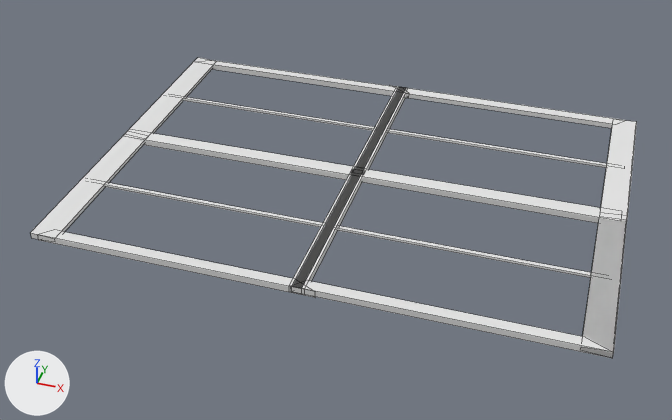
The Blender file Assets/fenster/untitled.blend: old version first, new version second.
Both versions are drawn from a camera (50 mm lens) standing at (9.53, -15.1, 10.21) and looking at (4.94, -1.03, -0.47). The axes (+X, +Y, +Z) are drawn at lower left. The lights are the same throughout. Mesh edges are drawn as thin lines.

Before the edit, the objects in view are built like this:
```python
me_cube_008 = bpy.data.meshes.new('Cube.008')
me_cube_008.from_pydata(...)  # 152 vertices, 114 faces; spans x -7.71..2.77, y -10.16..0.16, z -0.09..0.11
# faces by material slot: [66, 12, 6, 24, 6]
me_cube_008.materials.append(mat_material_002)  # its picture is missing
me_cube_008.materials.append(mat_material_006)  # white #e7e7e7
me_cube_008.materials.append(mat_material_001)  # white #e7e7e7
me_cube_008.materials.append(mat_material_007)  # white #e7e7e7
me_cube_008.materials.append(mat_material_009)  # white #e7e7e7
ob_cube_022 = bpy.data.objects.new('Cube.022', me_cube_008)
ob_cube_022.location = (2.92, -4.04, 0.08)
ob_cube_022.rotation_euler = (0.0, 0.0, 3.155)  # degrees (0, 0, 181)
ob_cube_022.scale = (0.967, 0.701, 0.701)
```
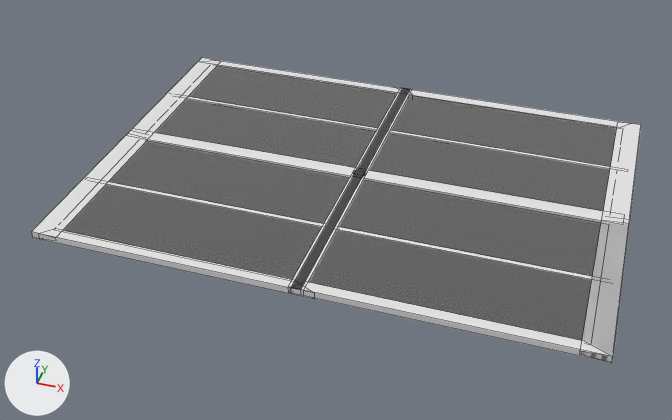
Location of each change, [x1, y1, x2, y2] in pixels of the pictures (672 x 420 px):
'Cube.022', turned: before [31, 58, 637, 358]; after [32, 57, 641, 363]
'Plane.001', added: after [310, 180, 601, 341]
'Plane.002', added: after [63, 142, 349, 279]
'Plane', added: after [370, 96, 617, 211]
'Plane.003', added: after [155, 66, 397, 168]

What changed in the scene script:
```text
Add mat_glass:
    mat_glass = principled_material('glass')
    mat_glass.base_color = (1.0, 1.0, 1.0)  # white #ffffff
    mat_glass.roughness = 0.0
    mat_glass.ior = 1.49
    mat_glass.transmission_weight = 1.0
Add me_plane_004:
    me_plane_004.from_pydata([(-1.0, -1.0, 0.0), (1.0, -1.0, 0.0), (-1.0, 1.0, 0.0), (1.0, 1.0, 0.0)], [], [(0, 1, 3, 2)])
    me_plane_004.materials.append(mat_glass)  # white #ffffff
Change ob_cube_022:
    ob_cube_022.rotation_euler: (0.0, 0.0, 3.155) -> (0.0, 0.0, 3.142)  # degrees (0, 0, 181) -> degrees (0, 0, 180)
Add ob_plane_003:
    ob_plane_003 = bpy.data.objects.new('Plane.003', me_plane_004)
    ob_plane_003.location = (2.91, 1.24, 0.11)
    ob_plane_003.scale = (2.35, 1.63, 1.63)
Add ob_plane_002:
    ob_plane_002 = bpy.data.objects.new('Plane.002', me_plane_004.copy())
    ob_plane_002.location = (2.91, -2.3, 0.11)
    ob_plane_002.scale = (2.35, 1.63, 1.63)
Add ob_plane_001:
    ob_plane_001 = bpy.data.objects.new('Plane.001', me_plane_004.copy())
    ob_plane_001.location = (7.67, -2.3, 0.11)
    ob_plane_001.scale = (2.35, 1.63, 1.63)
Add ob_plane:
    ob_plane = bpy.data.objects.new('Plane', me_plane_004.copy())
    ob_plane.location = (7.67, 1.26, 0.11)
    ob_plane.scale = (2.35, 1.63, 1.63)
```
